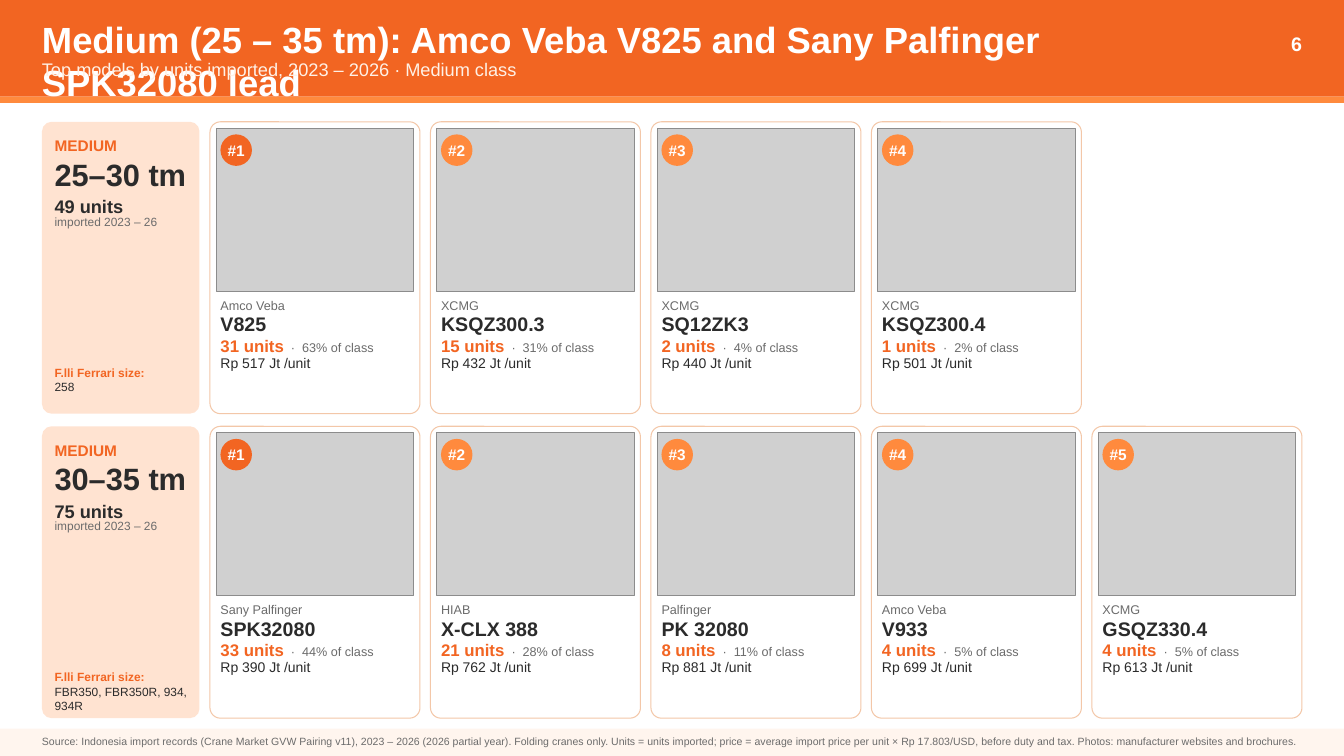
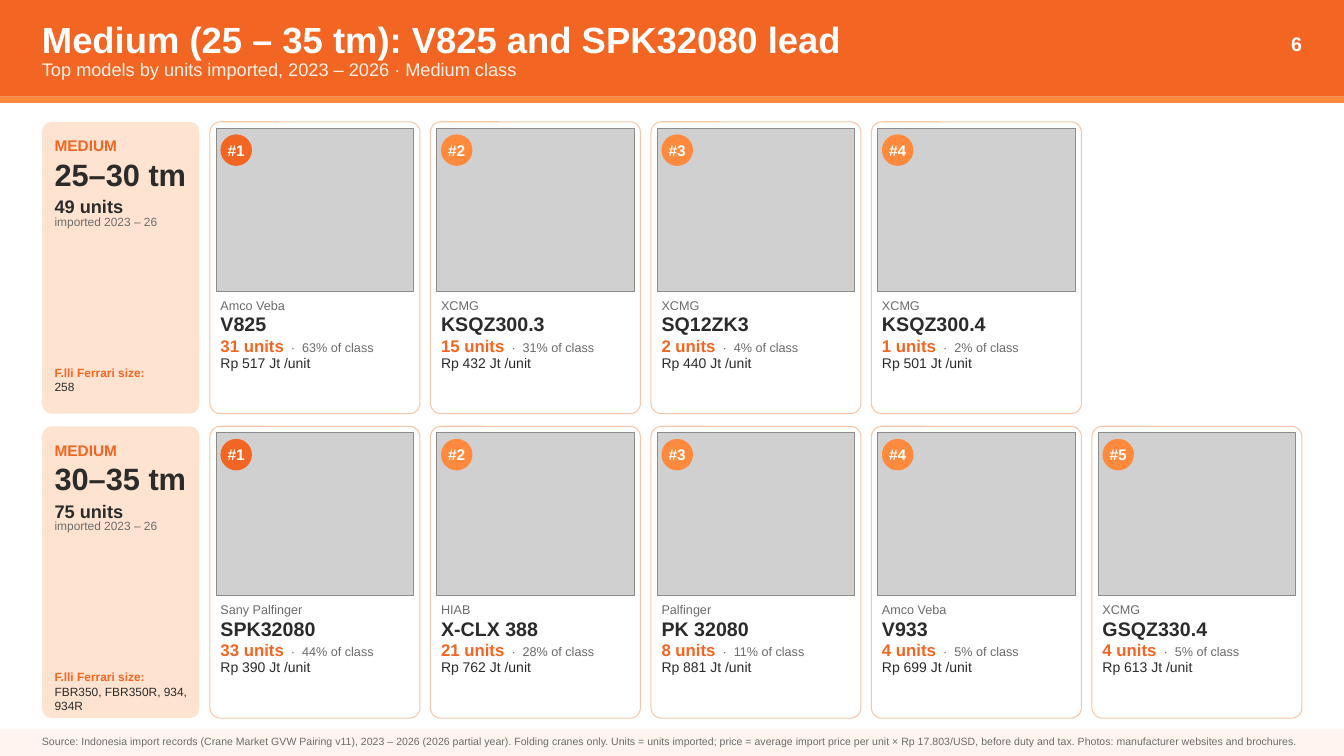
Before and after one commit to Godson7777/6month, a slide deck: slide 6 of nedp_deck/v7/Popular_Cranes_by_tm_Class.pptx. Drawn at 1344x756 pixels with LibreOffice and Linux fonts; fonts in the diff are those of the drawing; grey boxes stand for pictures. Boxes give left, top, right and bottom in pixels: in the first picture for what was removed or moved away, otherwise in the second. Text is boxed around its words. In the diff, an @@ line names an element or a change of style, - is before the commit and + after.

```diff
--- a/nedp_deck/v7/Popular_Cranes_by_tm_Class.pptx
+++ b/nedp_deck/v7/Popular_Cranes_by_tm_Class.pptx
@@ text at (42, 26, 841, 60): text changed @@
-Medium (25 – 35 tm): Amco Veba V825 and Sany Palfinger SPK32080 lead
+Medium (25 – 35 tm): V825 and SPK32080 lead
```
Also in this commit, not shown: 3 other slides changed, 1 other file.
